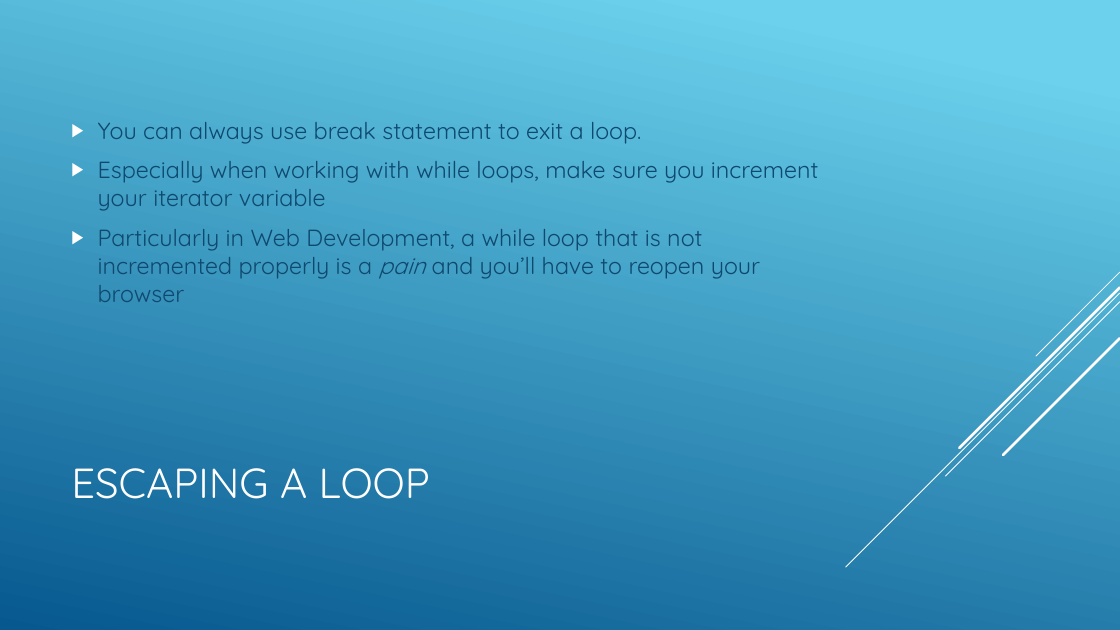
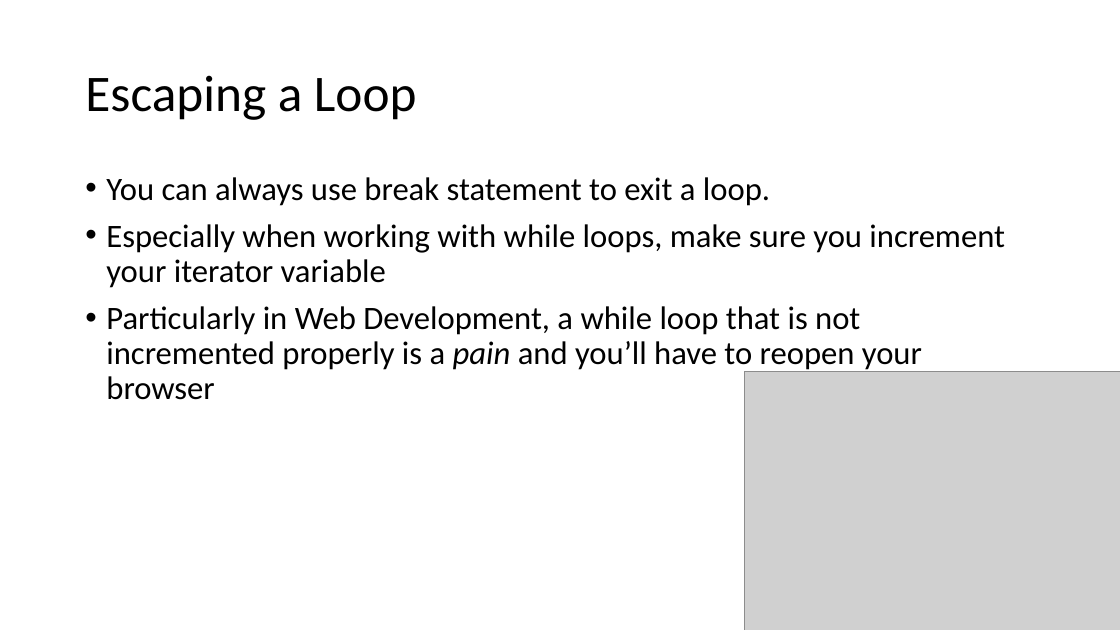
Before and after one commit to YWCANWIL-TechLab/module6-exercises-day1-YaminahAlanis, a slide deck: slide 36 of slides/Module 6 - Logic, Conditions, and Loops.pptx. Drawn at 1120x630 pixels with LibreOffice and Linux fonts; fonts in the diff are those of the drawing; grey boxes stand for pictures. Boxes give left, top, right and bottom in pixels: in the first picture for what was removed or moved away, otherwise in the second. Text is boxed around its words. In the diff, an @@ line names an element or a change of style, - is before the commit and + after.

```diff
--- a/slides/Module 6 - Logic, Conditions, and Loops.pptx
+++ b/slides/Module 6 - Logic, Conditions, and Loops.pptx
@@ background gradient #6ED2EB to #06588E to #FFFFFF @@
@@ title at (85,75,417,120): text changed; size 36 to 44 pt; font Quicksand to Calibri; text colour #FFFFFF to #000000 @@
-ESCAPING A LOOP
+Escaping a Loop
@@ text "You can always use break ...": place and size @@
-text "You can always use break ..." at (98,122,819,302)
+text "You can always use break ..." at (106,177,1005,400)
@@ text "You can always use break ..." at (106,177,1005,400): size 20 to 28 pt, font Quicksand to Calibri, text colour #0F496F to #000000; bullet ▶ to •; line spacing 1 to 0.9; vertical alignment middle to top @@
@@ group removed at (846,272,1120,567): 5 lines @@
@@ picture added at (744,371,1120,630) @@
```
Also in this commit, not shown: 37 other slides changed, 6 other files.
